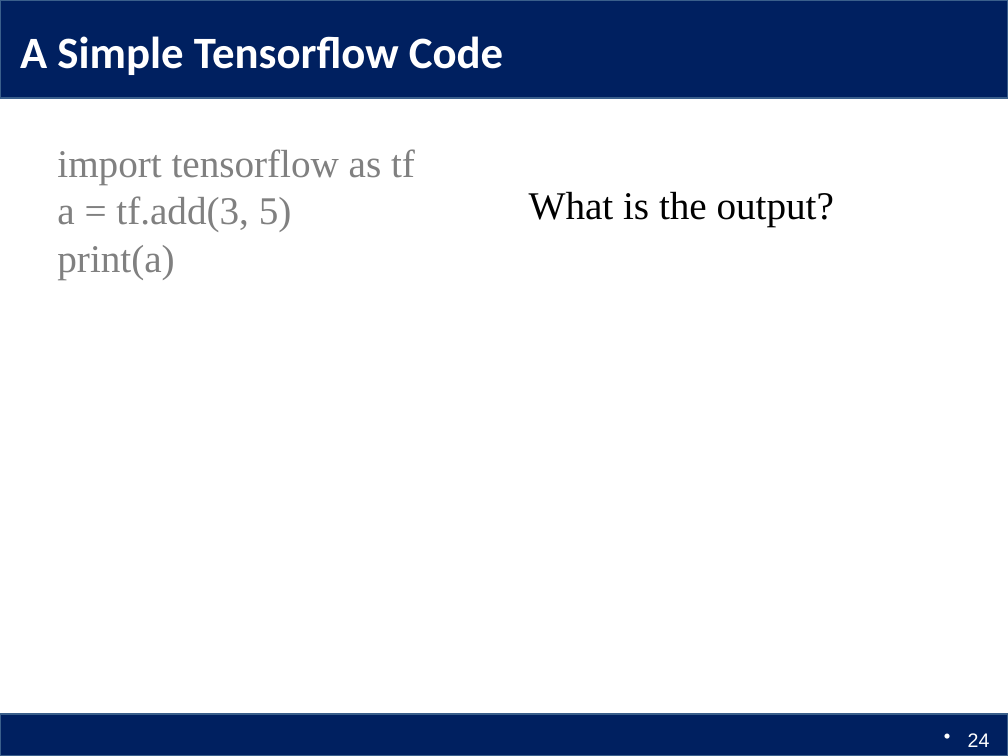
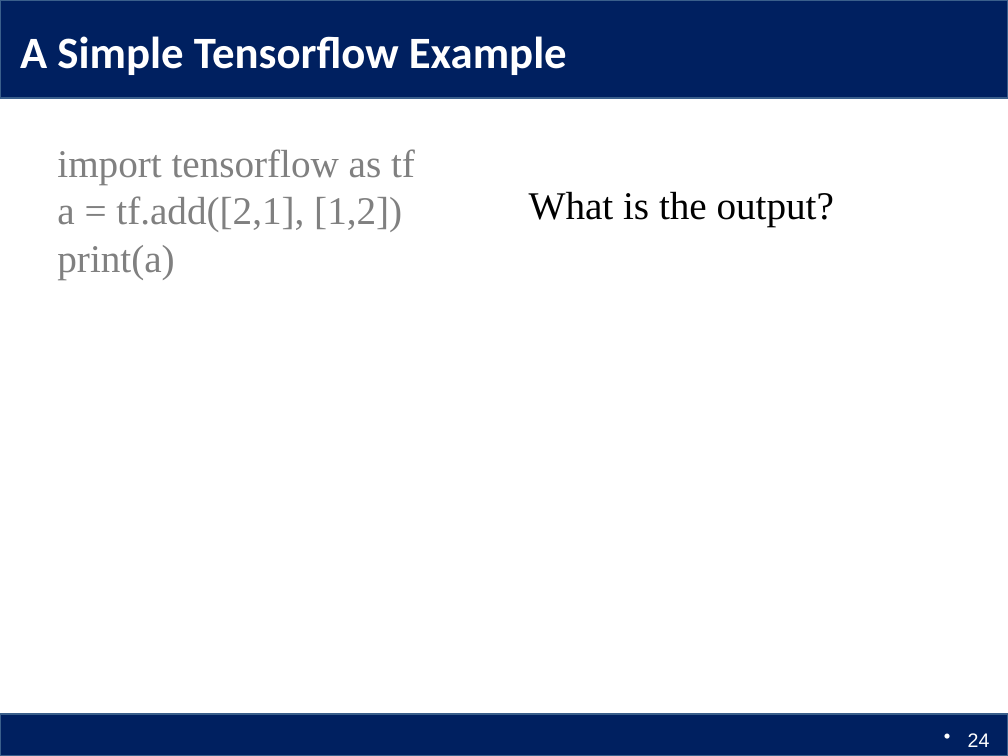
Before and after one commit to Columbia6894/Columbia6894.github.io, a slide deck: slide 24 of lecture/lecture1_llcao.pptx. Drawn at 1008x756 pixels with LibreOffice and Linux fonts; fonts in the diff are those of the drawing. Boxes give left, top, right and bottom in pixels: in the first picture for what was removed or moved away, otherwise in the second. Text is boxed around its words. In the diff, an @@ line names an element or a change of style, - is before the commit and + after.

```diff
--- a/lecture/lecture1_llcao.pptx
+++ b/lecture/lecture1_llcao.pptx
@@ title at [20, 36, 567, 75]: text changed @@
-A Simple Tensorflow Code
+A Simple Tensorflow Example
@@ text at [57, 149, 415, 279]: text changed @@
-import tensorflow as tf
-a = tf.add(3, 5)
-print(a)
+import tensorflow as tf
+a = tf.add([2,1], [1,2])
+print(a)
```
Also in this commit, not shown: 7 other slides changed, 1 other file.
